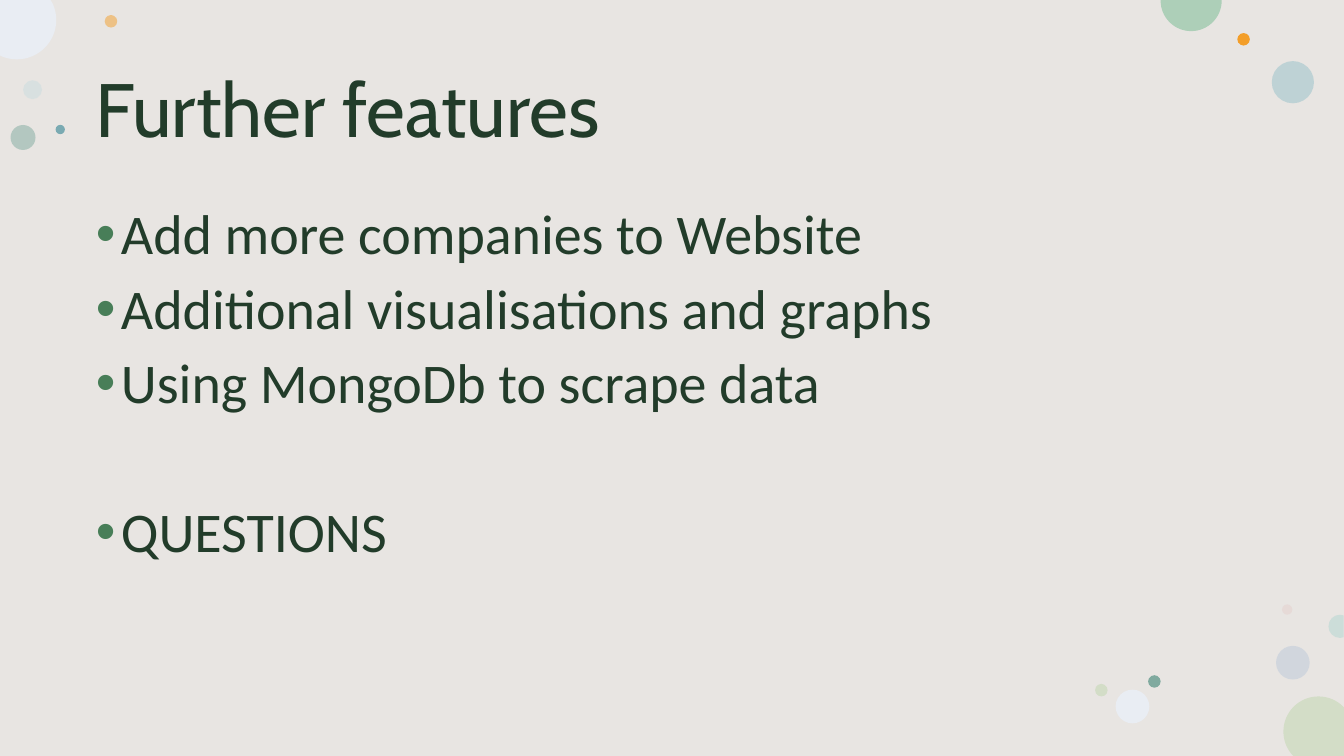
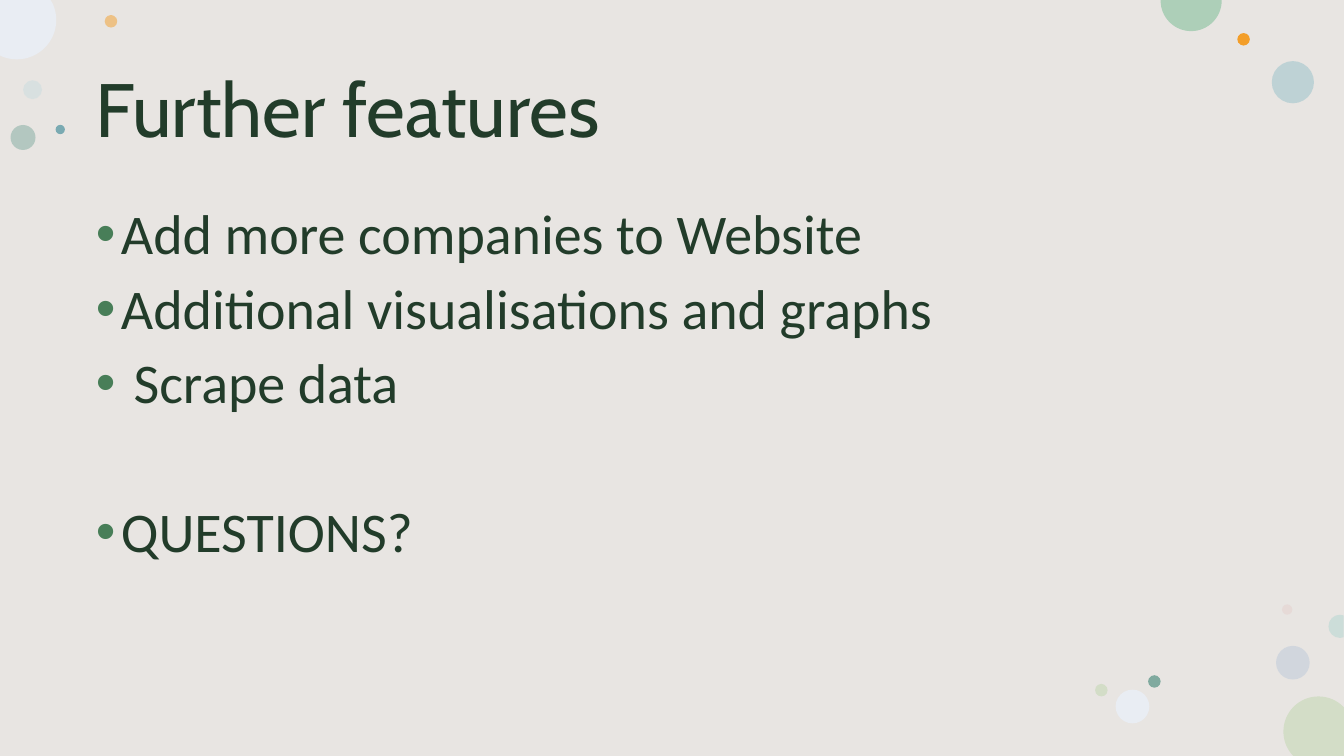
Before and after one commit to antoinetteboyle/Demystifying-ML, a slide deck: slide 7 of MACHINE LEARNING.pptx (slide 8 before the commit). Drawn at 1344x756 pixels with LibreOffice and Linux fonts; fonts in the diff are those of the drawing. Boxes give left, top, right and bottom in pixels: in the first picture for what was removed or moved away, otherwise in the second. Text is boxed around its words. In the diff, an @@ line names an element or a change of style, - is before the commit and + after.

```diff
--- a/MACHINE LEARNING.pptx
+++ b/MACHINE LEARNING.pptx
@@ text at <box>121,364,413,560</box>: text changed @@
-• Using MongoDb to scrape data
-• QUESTIONS
+• Scrape data
+• QUESTIONS?
```
Also in this commit, not shown: 4 other slides changed, 2 slides added, 3 slides removed, 58 other files.
